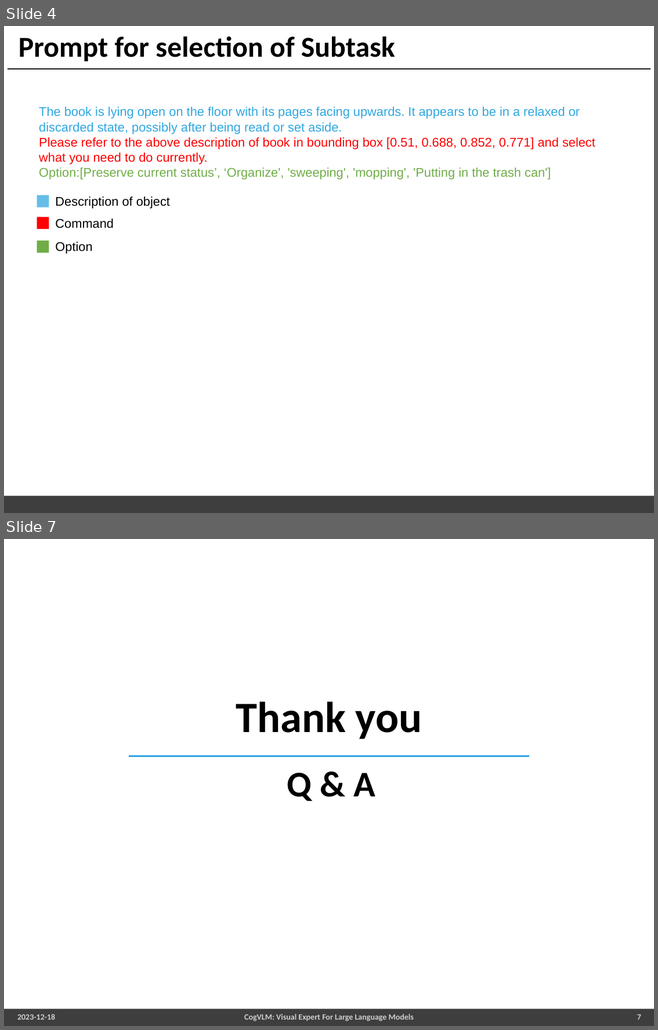
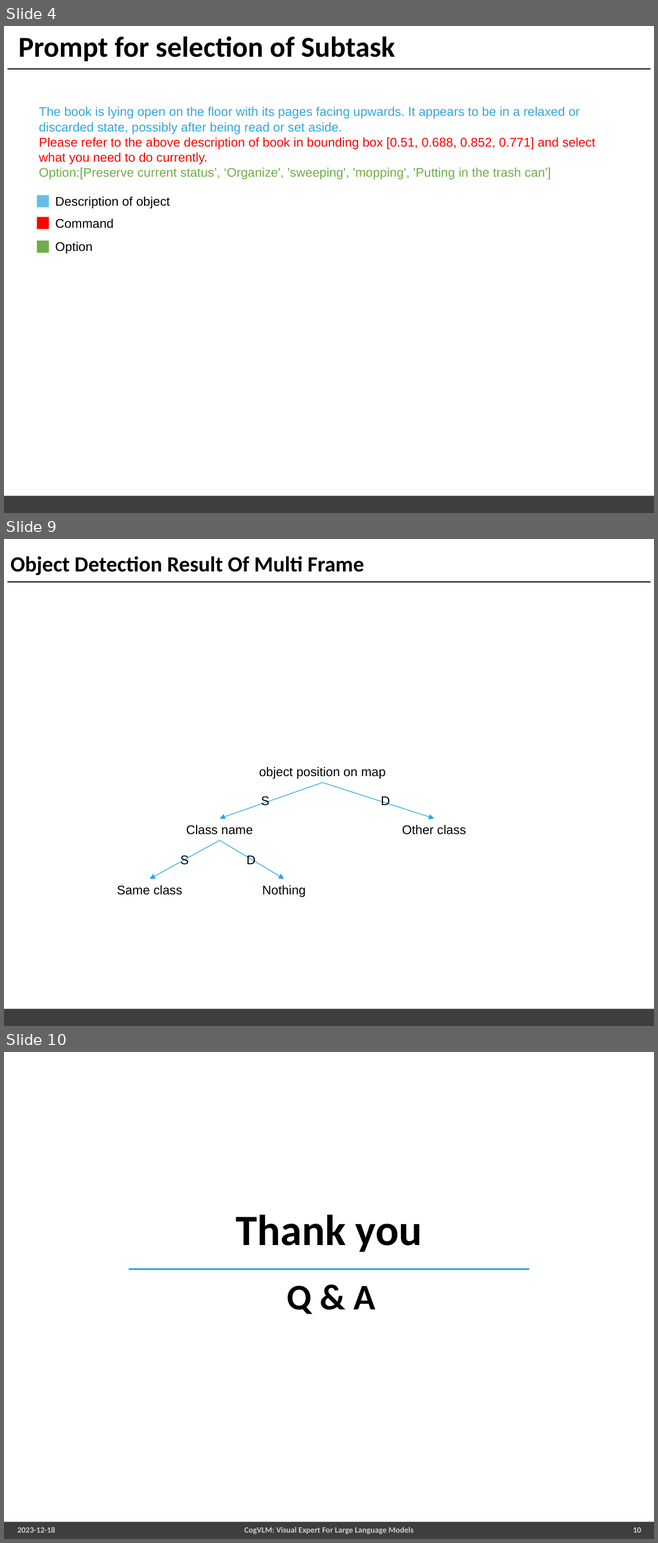
Before and after one commit to choibigo/uninstructed_robot, a slide deck: docs/ppt/여러 구조 정리.pptx. Shown one above the other, each under a label of ours: slides 4 and 7 before the commit, slides 4, 9 and 10 after it; the slides between them are not shown. The pictures are 658x1030 and 658x1543 pixels, drawn with LibreOffice and Linux fonts; fonts in the diff are those of the drawing; background and template pictures are left out. Boxes give left, top, right and bottom in pixels: in the first picture for what was removed or moved away, otherwise in the second. Text is boxed around its words. In the diff, an @@ line names an element or a change of style, - is before the commit and + after.

```diff
--- a/docs/ppt/여러 구조 정리.pptx
+++ b/docs/ppt/여러 구조 정리.pptx
@@ slide 9 added at [4, 539, 654, 1026], background #FFFFFF; not listed: 2 template elements that a slide beside it also shows @@
@@ title added at [10, 556, 364, 576], 24 pt, text #000000, bold @@
+Object Detection Result Of Multi Frame
@@ text added at [259, 767, 385, 779], 14 pt, text #000000 @@
+object position on map
@@ arrow added from (322, 783) to (220, 819), #29A5DF 0.75 pt @@
@@ text added at [261, 796, 270, 806], 14 pt, text #000000 @@
+S
@@ arrow added from (322, 783) to (434, 819), #29A5DF 0.75 pt @@
@@ text added at [380, 797, 390, 805], 14 pt, text #000000 @@
+D
@@ text added at [186, 825, 253, 835], 14 pt, text #000000 @@
+Class name
@@ text added at [402, 825, 466, 835], 14 pt, text #000000 @@
+Other class
@@ arrow added from (220, 841) to (150, 879), #29A5DF 0.75 pt @@
@@ arrow added from (220, 841) to (284, 879), #29A5DF 0.75 pt @@
@@ text added at [180, 855, 189, 865], 14 pt, text #000000 @@
+S
@@ text added at [246, 856, 256, 864], 14 pt, text #000000 @@
+D
@@ text added at [117, 885, 183, 895], 14 pt, text #000000 @@
+Same class
@@ text added at [262, 885, 306, 897], 14 pt, text #000000 @@
+Nothing
@@ what was slide 7 is now slide 10 @@
@@ page number at [633, 1528, 641, 1533]: text changed @@
-7
+10
```
Also in this commit, not shown: 3 slides changed, 3 other slides added, 2 other files.
